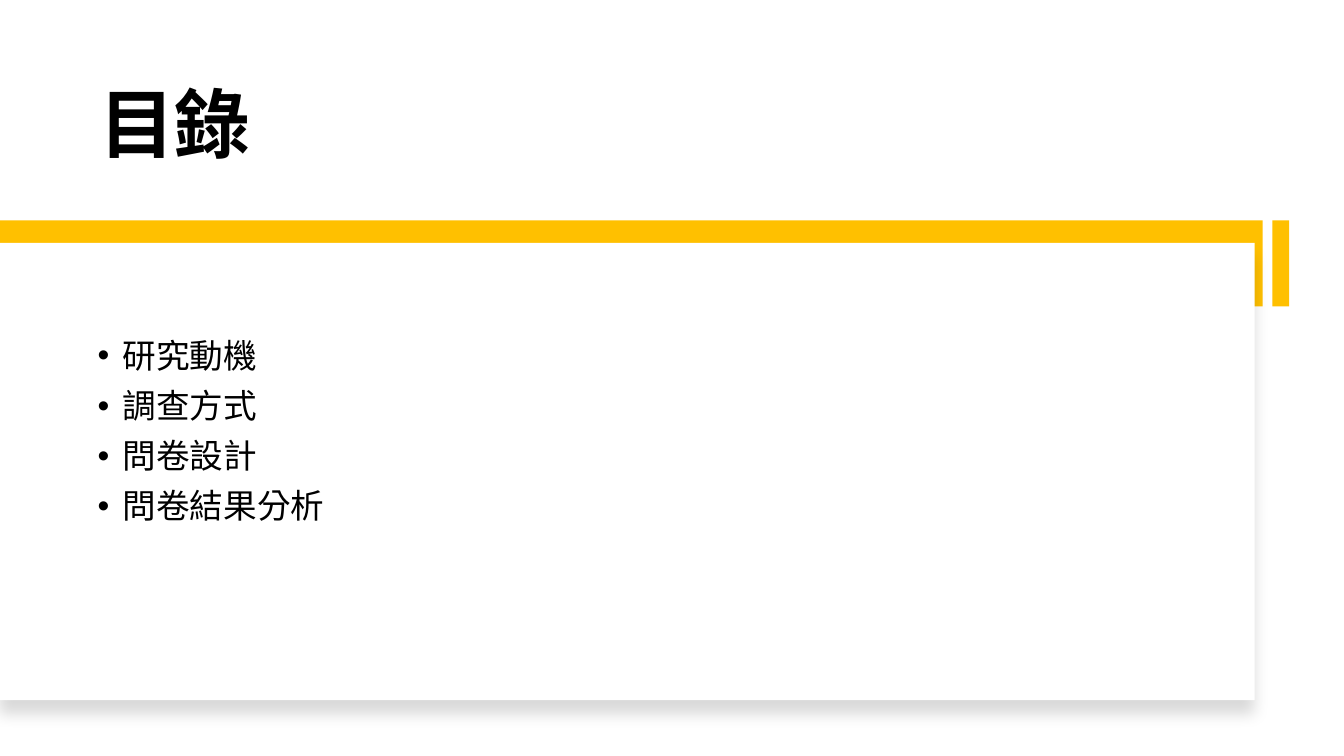
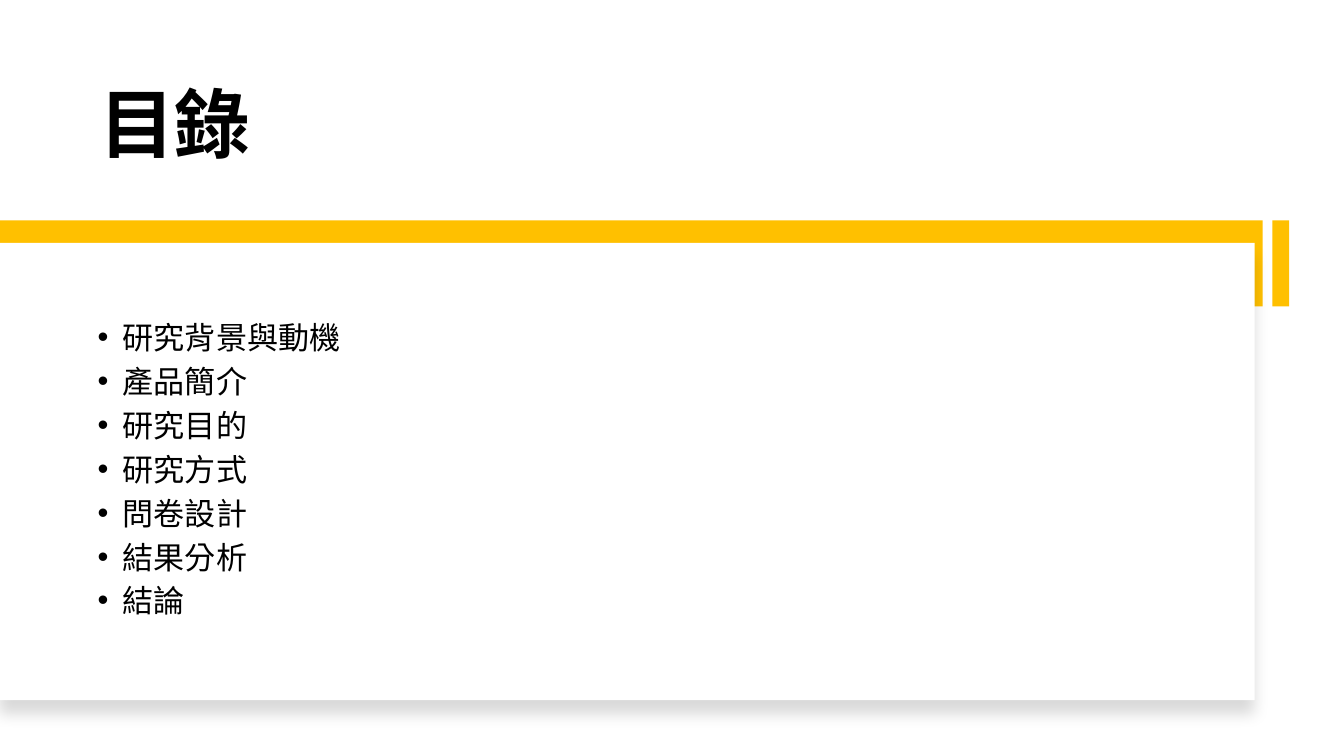
Before and after one commit to michaelchen1225/-, a slide deck: slide 2 of 企研/企研報告.pptx. Drawn at 1344x756 pixels with LibreOffice and Linux fonts; fonts in the diff are those of the drawing. Boxes give left, top, right and bottom in pixels: in the first picture for what was removed or moved away, otherwise in the second. Text is boxed around its words. In the diff, an @@ line names an element or a change of style, - is before the commit and + after.

```diff
--- a/企研/企研報告.pptx
+++ b/企研/企研報告.pptx
@@ text "研究背景與動機" moved from (x1=123, y1=339, x2=325, y2=521) to (x1=123, y1=323, x2=341, y2=615) @@
@@ text at (x1=123, y1=323, x2=341, y2=484): text changed; size 24 to 22.2 pt @@
-• 研究動機
-• 調查方式
+• 研究背景與動機
+• 產品簡介
+• 研究目的
+• 研究方式
@@ text at (x1=123, y1=499, x2=247, y2=528): size 24 to 22.2 pt in "問卷設計"; line spacing 0.9 to 0.8 @@
@@ text at (x1=123, y1=543, x2=247, y2=615): text changed; size 24 to 22.2 pt @@
-• 問卷結果分析
+• 結果分析
+• 結論
```
Also in this commit, not shown: 7 other slides changed, 11 slides added, 6 slides removed, 8 other files.
